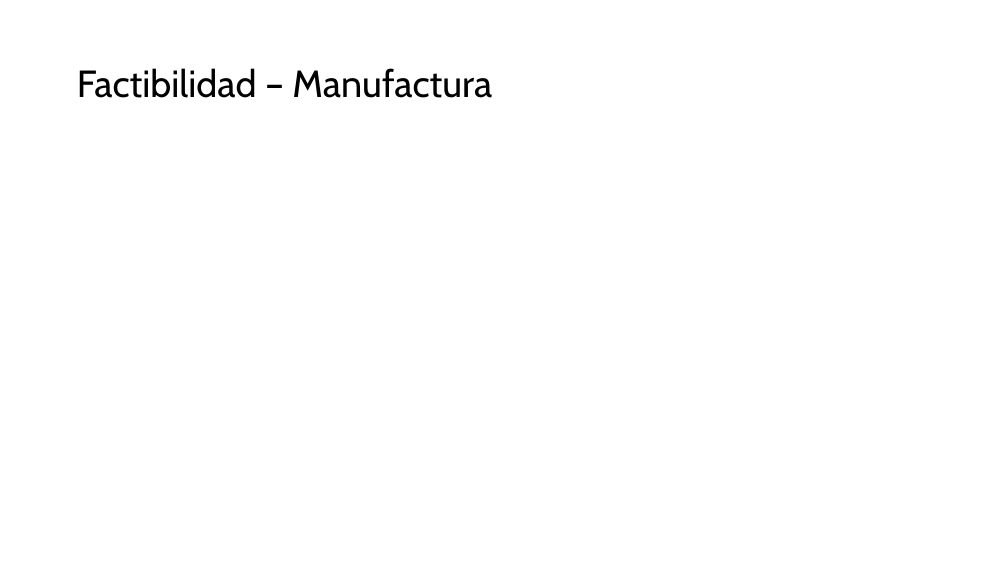
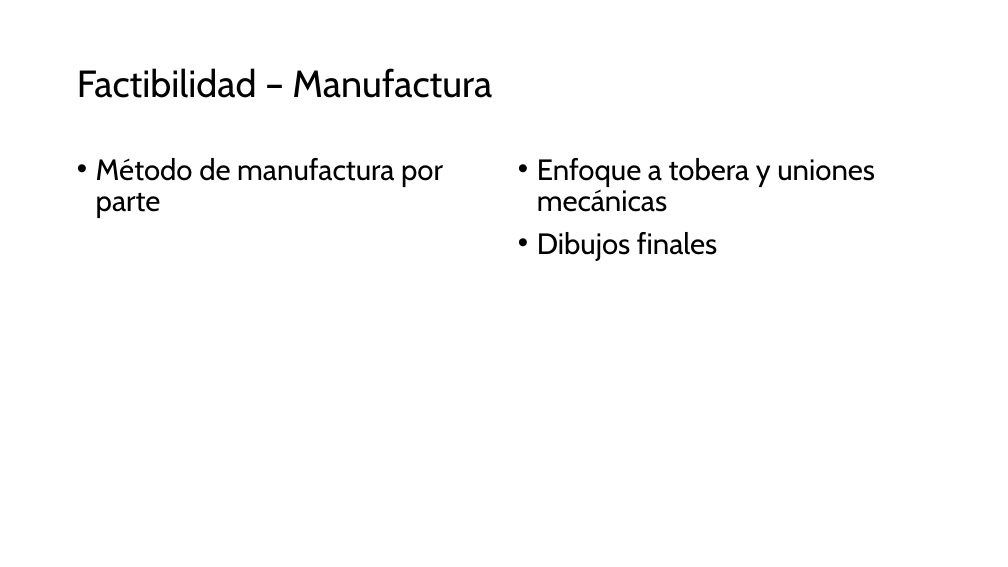
Before and after one commit to Archimedean2345/The-thermal-repository, a slide deck: slide 8 of PFlammam - Lucia V1 rev3/PFlammam - Lucia V1 - technical presentation.pptx. Drawn at 1008x567 pixels with LibreOffice and Linux fonts; fonts in the diff are those of the drawing. Boxes give left, top, right and bottom in pixels: in the first picture for what was removed or moved away, otherwise in the second. Text is boxed around its words. In the diff, an @@ line names an element or a change of style, - is before the commit and + after.

```diff
--- a/PFlammam - Lucia V1 rev3/PFlammam - Lucia V1 - technical presentation.pptx
+++ b/PFlammam - Lucia V1 rev3/PFlammam - Lucia V1 - technical presentation.pptx
@@ text added at [96,158,443,218], 28 pt, text #000000 @@
+• Método de manufactura por parte
@@ text added at [537,158,875,261], 28 pt, text #000000 @@
+• Enfoque a tobera y uniones mecánicas
+• Dibujos finales
```
Also in this commit, not shown: 4 other slides changed, 1 other file.
